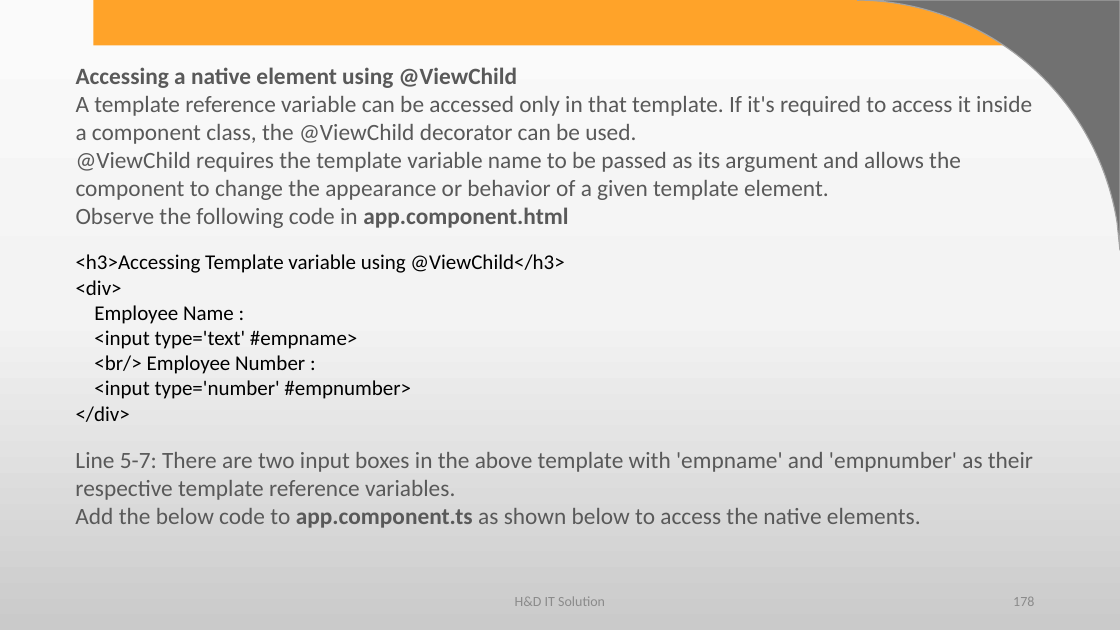
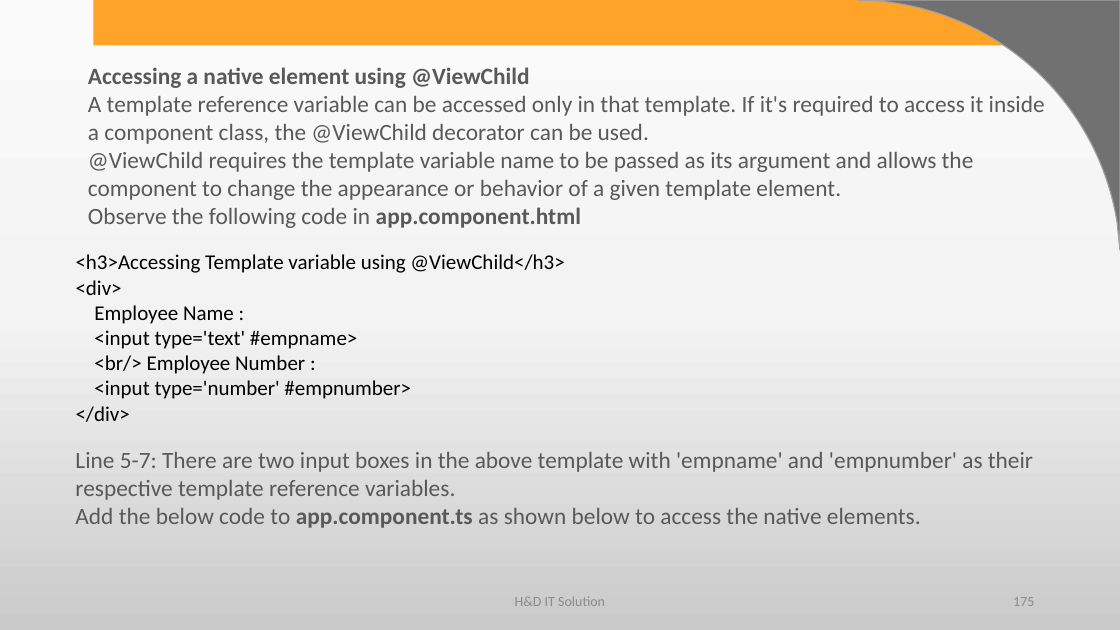
Before and after one commit to harshadasawant/infiniteAngular, a slide deck: slide 175 of ppt/ANGULAR.pptx (slide 178 before the commit). Drawn at 1120x630 pixels with LibreOffice and Linux fonts; fonts in the diff are those of the drawing; background and template pictures are left out. Boxes give left, top, right and bottom in pixels: in the first picture for what was removed or moved away, otherwise in the second. Text is boxed around its words. In the diff, an @@ line names an element or a change of style, - is before the commit and + after.

Commit message:
template ref and directive with @viewChild

```diff
--- a/ppt/ANGULAR.pptx
+++ b/ppt/ANGULAR.pptx
@@ text "Accessing a native element using ...": place and size @@
-text "Accessing a native element using ..." at box(76, 67, 1032, 228)
+text "Accessing a native element using ..." at box(88, 67, 1045, 228)
```
Also in this commit, not shown: 2 other slides changed, 3 slides removed, 5 other files.
